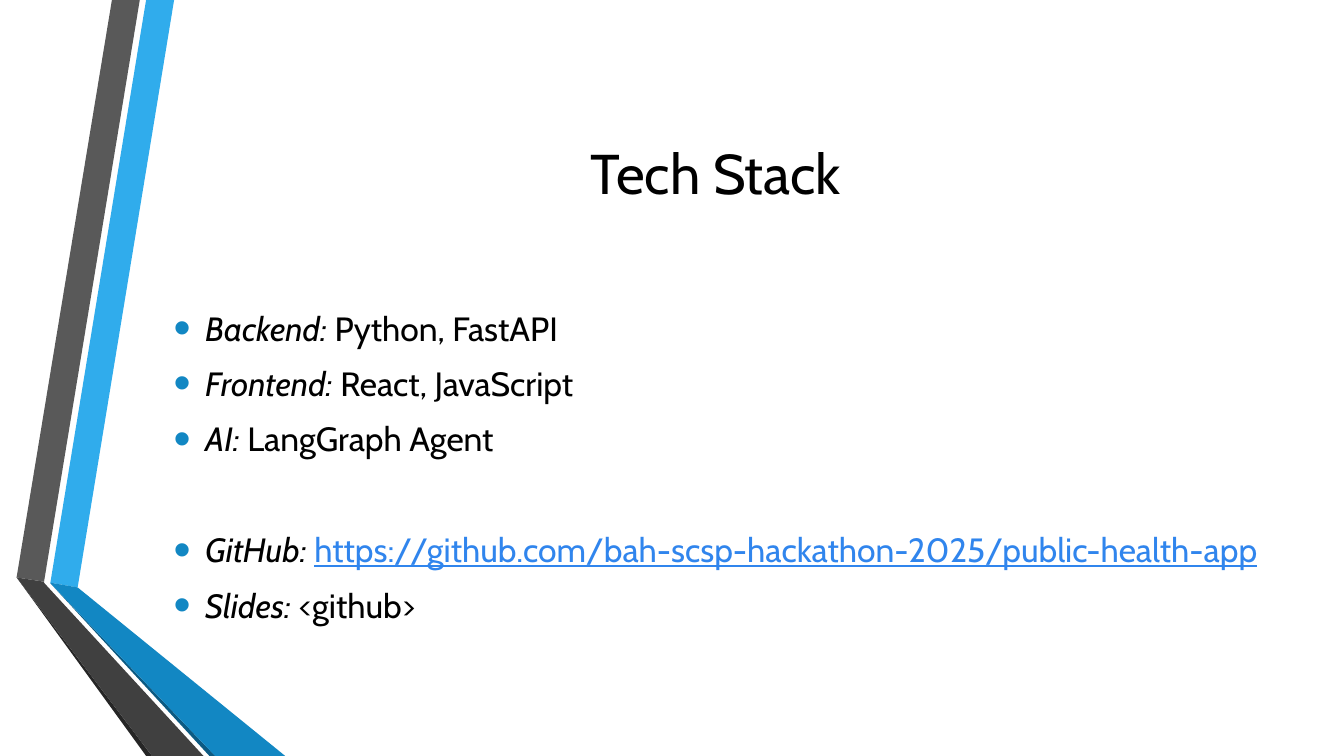
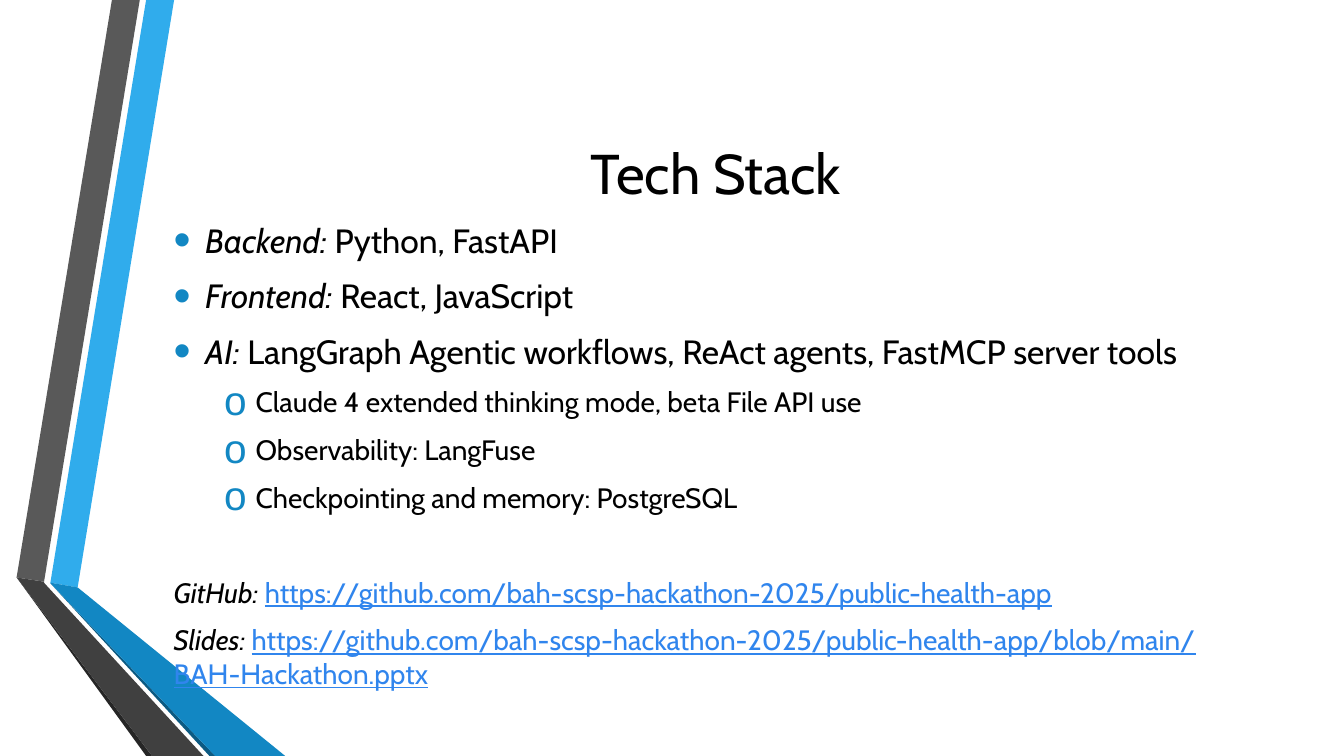
Before and after one commit to bah-scsp-hackathon-2025/public-health-app, a slide deck: slide 7 of BAH-Hackathon.pptx (slide 5 before the commit). Drawn at 1344x756 pixels with LibreOffice and Linux fonts; fonts in the diff are those of the drawing; background and template pictures are left out. Boxes give left, top, right and bottom in pixels: in the first picture for what was removed or moved away, otherwise in the second. Text is boxed around its words. In the diff, an @@ line names an element or a change of style, - is before the commit and + after.

Commit message:
Update pptx

```diff
--- a/BAH-Hackathon.pptx
+++ b/BAH-Hackathon.pptx
@@ text "Backend: Python, FastAPI": place and size @@
-text "Backend: Python, FastAPI" at (205,315,1257,626)
+text "Backend: Python, FastAPI" at (174,227,1195,691)
@@ text at (205,338,1177,514): text changed; size 24 to 20 pt @@
-• AI: LangGraph Agent
+• AI: LangGraph Agentic workflows, ReAct agents, FastMCP server tools
+  o Claude 4 extended thinking mode, beta File API use
+  o Observability: LangFuse
+  o Checkpointing and memory: PostgreSQL
@@ text at (174,582,1052,609): size 24 to 20 pt in "GitHub: https://github.com/bah-scsp-hackathon-2025/public-he ..."; bullet • to none @@
@@ text at (174,629,1195,691): text changed; size 24 to 20 pt; text colour #000000 to #3085ED @@
-• Slides: <github>
+Slides: https://github.com/bah-scsp-hackathon-2025/public-health-app/blob/main/BAH-Hackathon.pptx
```
Also in this commit, not shown: 1 other slide changed, 2 slides added.
